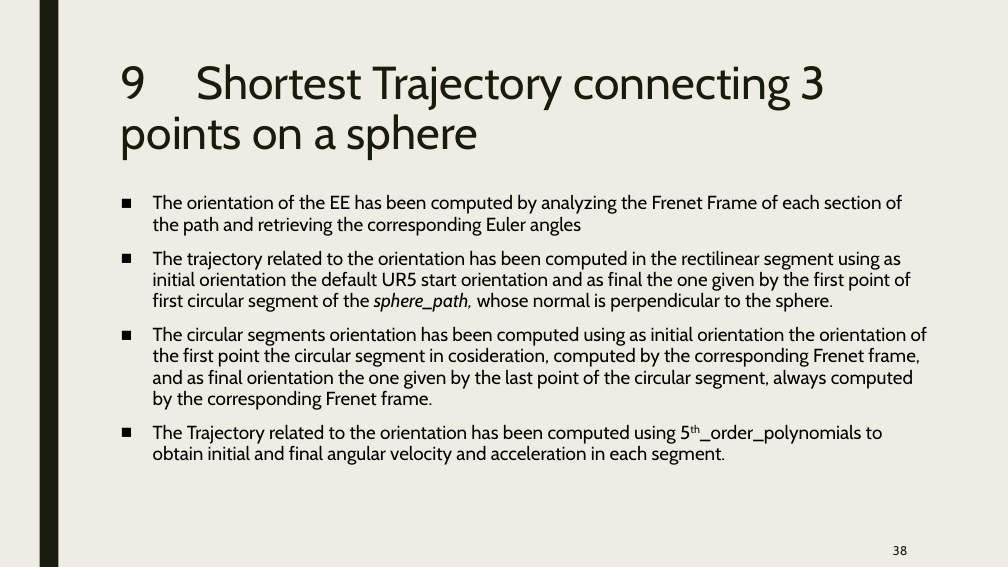
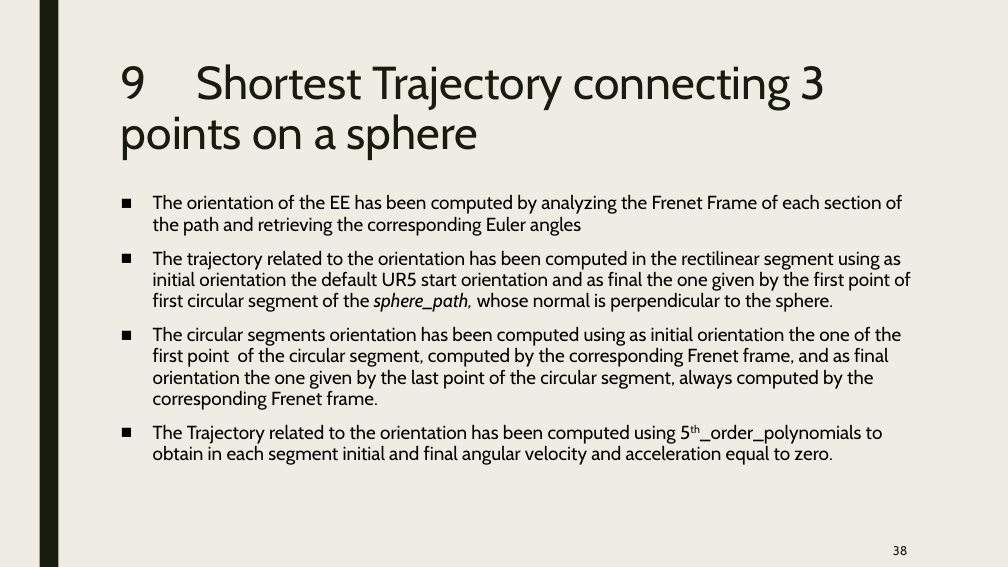
Before and after one commit to nicolamarchiotto/Robotics-Vision-and-Control, a slide deck: slide 38 of Homeworks/RVC_presentation.pptx. Drawn at 1008x567 pixels with LibreOffice and Linux fonts; fonts in the diff are those of the drawing. Boxes give left, top, right and bottom in pixels: in the first picture for what was removed or moved away, otherwise in the second. Text is boxed around its words. In the diff, an @@ line names an element or a change of style, - is before the commit and + after.

Commit message:
last changes for presentations

```diff
--- a/Homeworks/RVC_presentation.pptx
+++ b/Homeworks/RVC_presentation.pptx
@@ text at (x1=153, y1=326, x2=901, y2=465): text changed @@
-■ The circular segments orientation has been computed using as initial orientation the orientation of the first point the circular segment in cosideration, computed by the corresponding Frenet frame, and as final orientation the one given by the last point of the circular segment, always computed by the corresponding Frenet frame.
-■ The Trajectory related to the orientation has been computed using 5th_order_polynomials to obtain initial and final angular velocity and acceleration in each segment.
+■ The circular segments orientation has been computed using as initial orientation the one of the first point of the circular segment, computed by the corresponding Frenet frame, and as final orientation the one given by the last point of the circular segment, always computed by the corresponding Frenet frame.
+■ The Trajectory related to the orientation has been computed using 5th_order_polynomials to obtain in each segment initial and final angular velocity and acceleration equal to zero.
```
Also in this commit, not shown: 11 other slides changed, 2 slides added, 2 slides removed, 47 other files.
